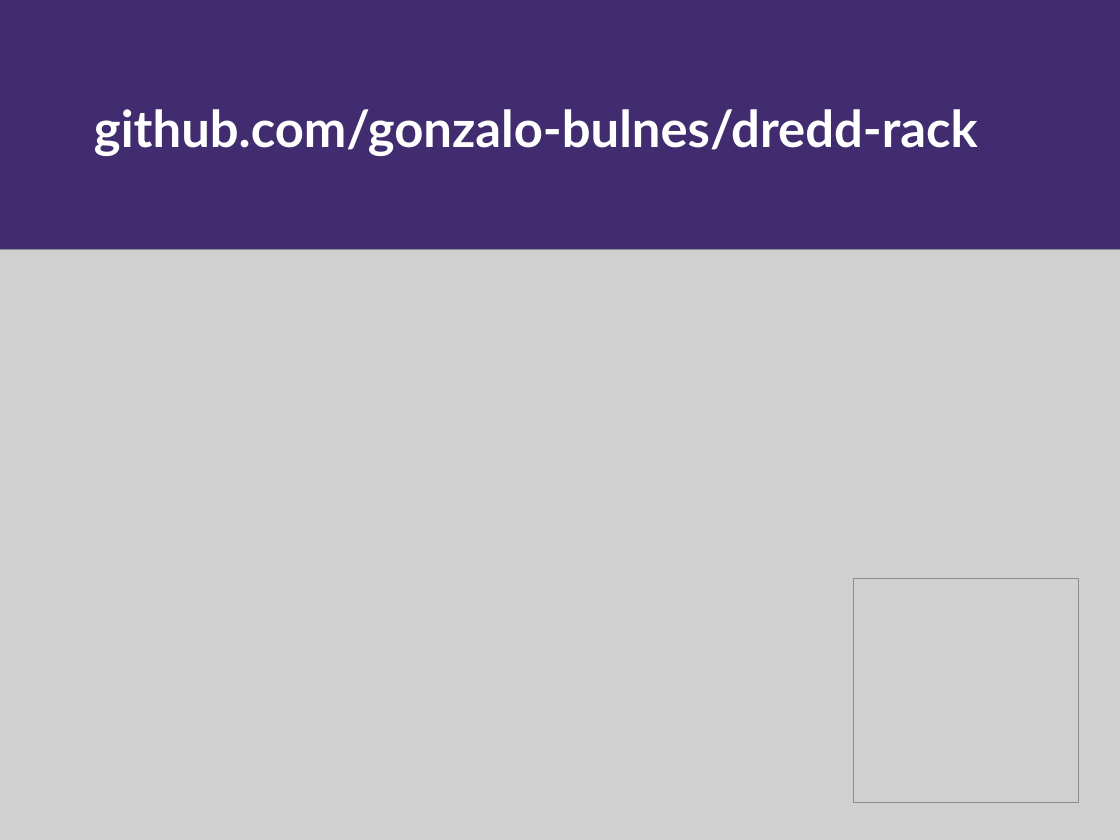
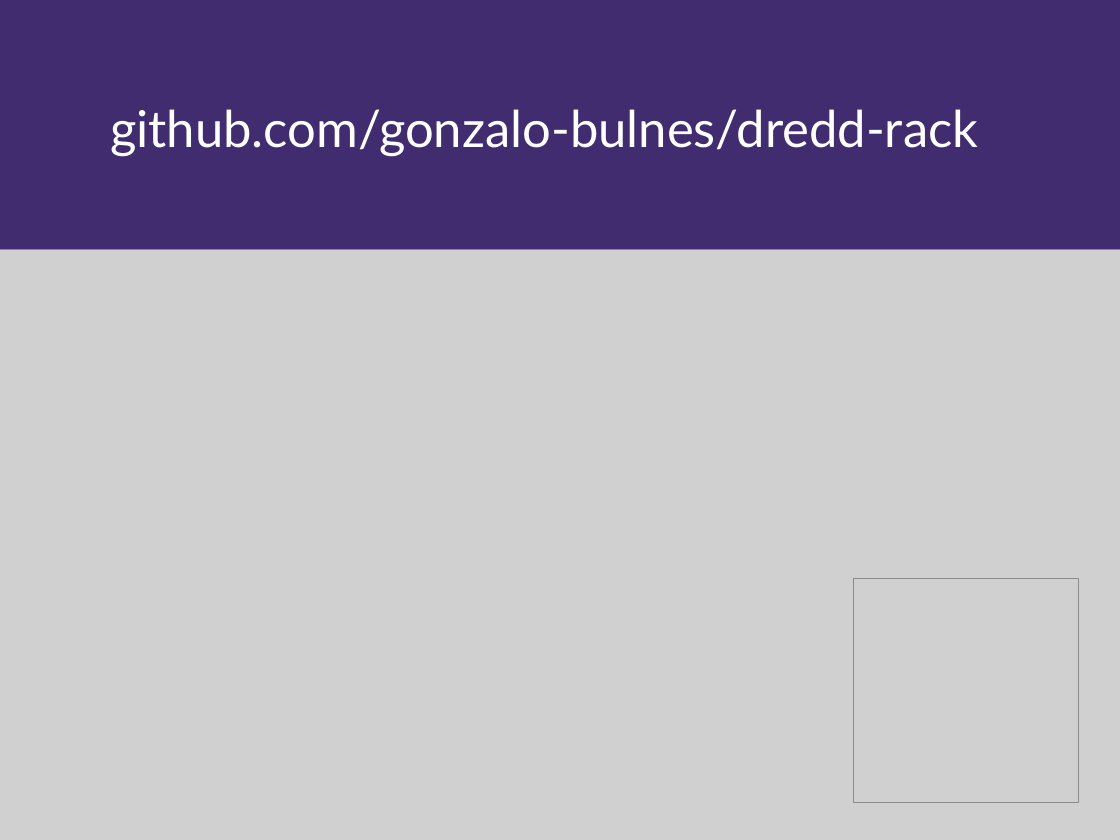
Before and after one commit to gonzalo-bulnes/dredd-rack-lightning-talk, a slide deck: slide 18 of src/dredd-rack-lightning-talk.odp (slide 10 before the commit). Drawn at 1120x840 pixels with LibreOffice and Linux fonts; fonts in the diff are those of the drawing; grey boxes stand for pictures. Boxes give left, top, right and bottom in pixels: in the first picture for what was removed or moved away, otherwise in the second. Text is boxed around its words. In the diff, an @@ line names an element or a change of style, - is before the commit and + after.

```diff
--- a/src/dredd-rack-lightning-talk.odp
+++ b/src/dredd-rack-lightning-talk.odp
@@ background #FFFFFF to #402C6F @@
@@ rectangle removed at [0,0,1120,840] @@
@@ text "github.com/gonzalo-bulnes/dredd-rack": place and size @@
-text "github.com/gonzalo-bulnes/dredd-rack" at [94,109,978,156]
+text "github.com/gonzalo-bulnes/dredd-rack" at [110,109,978,157]
@@ text "github.com/gonzalo-bulnes/dredd-rack" at [110,109,978,157]: bold off @@
```
Also in this commit, not shown: 6 other slides changed, 15 slides added, 7 slides removed, 1 other file.
